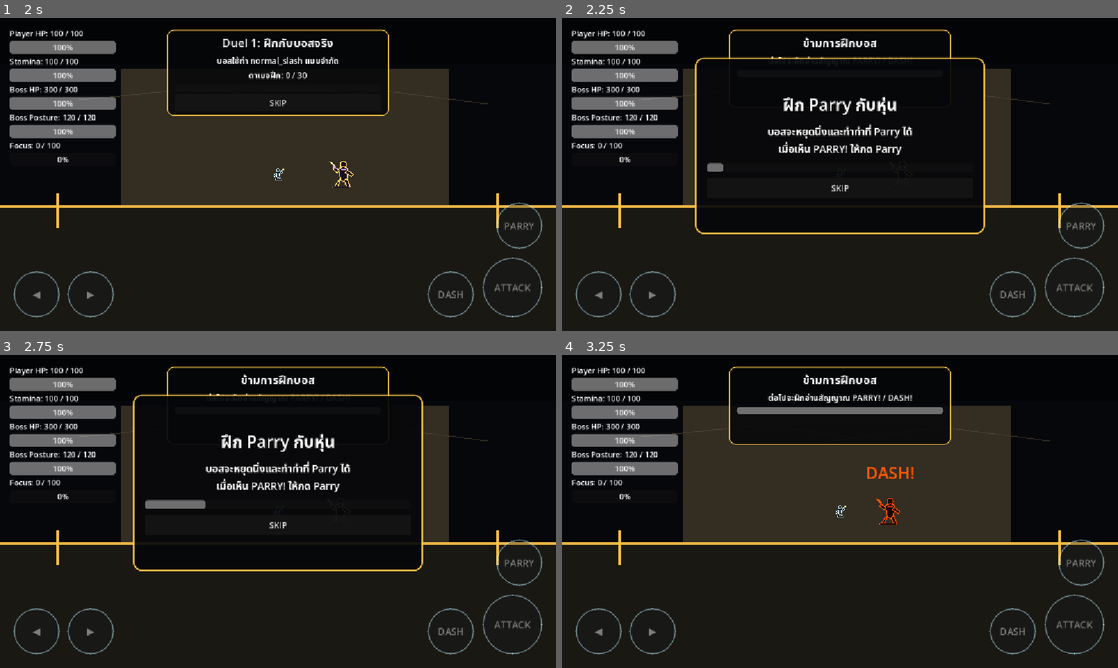
Above: before the commit, frames 1-4 (two rows, left to right).
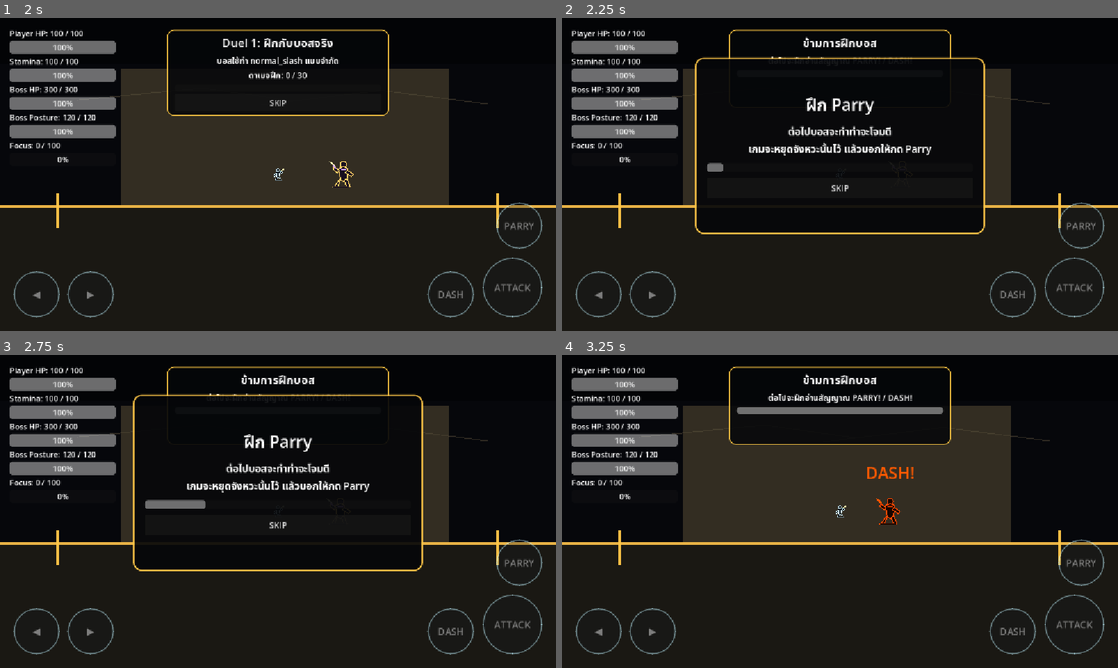
Above: after the commit, the same moments.

Repository: shanwinder/lastblade
Game: Godot game, scene res://scenes/main/BossBrokenMaster.tscn
The game is run twice, just before and just after one commit, with the same random seed, the same clock (stepped at 60 frames per second) and the same inputs.
Inputs:
- Up to frame 1 (2 s): click "START" at 0.5 s; click "SKIP" at 1.25 s
- Up to frame 2 (2.25 s): click "SKIP" at 2 s
- Up to frame 3 (2.75 s): no input
- Up to frame 4 (3.25 s): click "SKIP" at 2.75 s

Frame 1 is identical in both runs. In frame 2, 1.7% of the frame differs, in the area x 33-67%, y 24-44%; in frame 3, 1.7%; in frame 4, nothing differs.

Commit message:
refactor: freeze boss attack moment before parry dash prompt

Diff:
--- a/last-blade-trial/duel_1_intro_manager.gd
+++ b/last-blade-trial/duel_1_intro_manager.gd
@@ -3,9 +3,11 @@
 # =========================
 # Duel1IntroManager.gd
 # ขั้นกลางของ Phase 9 ก่อนปล่อยบอสสู้จริง
-# เวอร์ชันนี้เปลี่ยนจากกล่องสอนลอย ๆ เป็นการฝึกกับหุ่น/บอสจริงแบบควบคุม
-# บอสจะหยุดนิ่ง แสดงสัญญาณโจมตี แล้วกล่องจะบอกผู้เล่นว่าควร Parry หรือ Dash
-# ผู้เล่นกดถูกหรือผิด ระบบจะให้ feedback แล้วดำเนินไปขั้นถัดไป ไม่วนบังคับซ้ำ
+# เวอร์ชันนี้ฝึกแบบ Freeze Frame Prompt:
+# 1) อ่านคำอธิบาย
+# 2) บอสเข้าสู่ท่ากำลังจะโจมตีแบบสั้น ๆ
+# 3) หยุดจังหวะนั้นไว้ แล้วมีกล่องบอกให้กด Parry หรือ Dash
+# 4) ผู้เล่นกดถูกหรือผิด ระบบให้ feedback แล้วไปต่อ
 # =========================
 
 @export var player_path: NodePath = NodePath("../Player")
@@ -25,7 +27,10 @@
 # ถ้า true ช่วงอ่านคำอธิบายต้องกดปุ่มต่อไปเอง ไม่เปลี่ยนอัตโนมัติทันที
 @export var require_continue_for_briefing: bool = true
 
-# เวลาที่ให้ผู้เล่นตอบสนองหลังหุ่นขึ้นสัญญาณโจมตี
+# เวลาสั้น ๆ ที่ให้เห็นว่าบอสกำลังจะโจมตี ก่อนหยุดภาพเพื่อสอน
+@export var attack_preview_time: float = 0.85
+
+# เวลาที่ให้ผู้เล่นตอบสนองหลังเกมหยุดจังหวะโจมตีไว้และขึ้นกล่องเตือน
 @export var active_response_window: float = 3.00
 
 # เวลาค้างข้อความ feedback หลังผู้เล่นกดถูก/ผิด
@@ -92,7 +97,7 @@
 # current_step มีค่า parry หรือ dash
 var current_step: String = "intro"
 
-# current_phase มีค่า briefing, dummy_attack หรือ feedback
+# current_phase มีค่า briefing, attack_preview, frozen_prompt หรือ feedback
 var current_phase: String = "briefing"
 
 # เวลาที่ผ่านไปใน phase ปัจจุบัน
@@ -295,7 +300,7 @@
 	set_skip_button_visible(skip_button_enabled)
 
 	start_step("parry")
-	print("Duel 1 controlled boss practice started")
+	print("Duel 1 freeze-frame boss practice started")
 
 
 func prepare_boss_as_training_dummy() -> void:
@@ -330,8 +335,12 @@
 		update_briefing_phase()
 		return
 
-	if current_phase == "dummy_attack":
-		update_dummy_attack_phase()
+	if current_phase == "attack_preview":
+		update_attack_preview_phase()
+		return
+
+	if current_phase == "frozen_prompt":
+		update_frozen_prompt_phase()
 		return
 
 
@@ -347,24 +356,45 @@
 	set_continue_button_visible(true)
 
 	if not require_continue_for_briefing:
-		enter_dummy_attack_phase()
-
-
-func enter_dummy_attack_phase() -> void:
-	# หุ่น/บอสจริงหยุดนิ่งและขึ้นสัญญาณโจมตี ผู้เล่นต้องลองตอบสนองด้วยปุ่มที่ถูกต้อง
-	current_phase = "dummy_attack"
+		enter_attack_preview_phase()
+
+
+func enter_attack_preview_phase() -> void:
+	# บอสเข้าสู่ท่ากำลังจะโจมตี แต่ยังไม่ขึ้นคำตอบทันที
+	# จุดประสงค์คือให้ผู้เล่นเห็นว่า "ตอนนี้บอสกำลังจะตี" ก่อนเกมหยุดเตือน
+	current_phase = "attack_preview"
 	phase_elapsed_time = 0.0
 	can_continue_briefing = false
 	set_continue_button_visible(false)
+	set_active_signal_visual(false)
+	set_progress_percent(0.0)
+	show_attack_preview_text()
+	show_boss_windup_preview()
+	pulse_title(1.08)
+
+
+func update_attack_preview_phase() -> void:
+	# ช่วงเห็นท่าบอสกำลังจะโจมตี ก่อน freeze frame prompt
+	var progress_percent: float = clamp(phase_elapsed_time / max(attack_preview_time, 0.01), 0.0, 1.0)
+	set_progress_percent(progress_percent)
+
+	if phase_elapsed_time >= attack_preview_time:
+		enter_frozen_prompt_phase()
+
+
+func enter_frozen_prompt_phase() -> void:
+	# นี่คือจังหวะ freeze frame: บอสหยุดนิ่งตอนกำลังจะโจมตี แล้วกล่องเตือนให้กด Parry/Dash
+	current_phase = "frozen_prompt"
+	phase_elapsed_time = 0.0
 	set_active_signal_visual(true)
 	set_progress_percent(1.0)
-	show_dummy_attack_text()
+	show_frozen_prompt_text()
 	show_boss_cue_for_current_step()
 	pulse_title(1.28)
 
 
-func update_dummy_attack_phase() -> void:
-	# ระหว่างหุ่นขึ้นสัญญาณ ให้รับทั้งคำตอบที่ถูกและผิด แล้วค่อยไปต่อ
+func update_frozen_prompt_phase() -> void:
+	# ระหว่างหยุดจังหวะโจมตี ให้รับทั้งคำตอบที่ถูกและผิด แล้วค่อยไปต่อ
 	set_progress_percent(1.0 - clamp(phase_elapsed_time / max(active_response_window, 0.01), 0.0, 1.0))
 
 	if expected_action_just_pressed():
@@ -422,8 +452,8 @@
 	set_active_signal_visual(false)
 	set_continue_button_visible(false)
 	set_progress_percent(1.0 if was_successful else 0.0)
+	play_controlled_attack_visual()
 	clear_boss_cue()
-	play_controlled_attack_visual()
 
 	if was_successful:
 		show_success_feedback()
@@ -453,7 +483,7 @@
 	if current_step == "parry":
 		set_practice_text(
 			"สำเร็จ",
-			"Parry ถูกจังหวะ\nนี่คือวิธีรับมือท่าที่ขึ้น PARRY!"
+			"Parry ถูกจังหวะ\nตอนบอสหยุดเตือนด้วย PARRY! ให้กด Parry"
 		)
 
 		# ให้ feedback/focus เดิมของ Player เพื่อให้รู้สึกว่า Parry สำเร็จจริง
@@ -464,7 +494,7 @@
 	if current_step == "dash":
 		set_practice_text(
 			"สำเร็จ",
-			"Dash ถูกจังหวะ\nท่าหนักที่ขึ้น DASH! ต้องหลบ ไม่ใช่ Parry"
+			"Dash ถูกจังหวะ\nตอนบอสหยุดเตือนด้วย DASH! ให้ Dash ออก"
 		)
 		return
 
@@ -476,46 +506,76 @@
 
 	set_practice_text(
 		"ยังไม่ถูก",
-		"%s\nไม่เป็นไร เกมจะไปต่อ เพื่อให้เรียนรู้จากการเล่นจริง\nพลาดแล้ว: %d ครั้ง" % [fail_message, miss_count]
+		"%s\nจังหวะนี้เกมหยุดเตือนแล้ว ต้องเลือกปุ่มให้ถูก\nพลาดแล้ว: %d ครั้ง" % [fail_message, miss_count]
 	)
 
 
 func show_briefing_text() -> void:
-	# แสดงคำอธิบายให้อ่านก่อนให้หุ่นโจมตีจำลอง
+	# แสดงคำอธิบายก่อนเริ่ม sequence บอสกำลังจะโจมตี -> freeze prompt
 	if current_step == "parry":
 		set_practice_text(
-			"ฝึก Parry กับหุ่น",
-			"บอสจะหยุดนิ่งและทำท่าที่ Parry ได้\nเมื่อเห็น PARRY! ให้กด Parry"
+			"ฝึก Parry",
+			"ต่อไปบอสจะทำท่าจะโจมตี\nเกมจะหยุดจังหวะนั้นไว้ แล้วบอกให้กด Parry"
 		)
 		return
 
 	if current_step == "dash":
 		set_practice_text(
-			"ฝึก Dash กับหุ่น",
-			"บอสจะหยุดนิ่งและทำท่าหนัก\nเมื่อเห็น DASH! ให้กด Dash ห้าม Parry"
+			"ฝึก Dash",
+			"ต่อไปบอสจะทำท่าหนัก\nเกมจะหยุดจังหวะนั้นไว้ แล้วบอกให้กด Dash"
 		)
 		return
 
 
-func show_dummy_attack_text() -> void:
-	# กล่องสอนตอนหุ่น/บอสขึ้นท่าโจมตีจริงแบบควบคุม
+func show_attack_preview_text() -> void:
+	# ข้อความตอนบอสเริ่มทำท่าก่อน freeze frame
 	if current_step == "parry":
 		set_practice_text(
-			"⚡  %s  ⚡" % parry_practice_text,
-			"หุ่นกำลังโจมตีแบบ Parry ได้\nกด PARRY หรือกดผิดเพื่อดูผลลัพธ์"
+			"บอสกำลังจะโจมตี",
+			"ดูท่าทางบอสก่อน\nอีกสักครู่เกมจะหยุดจังหวะสำคัญเพื่อบอกปุ่ม"
 		)
 		return
 
 	if current_step == "dash":
 		set_practice_text(
-			"⚡  %s  ⚡" % dash_practice_text,
-			"หุ่นกำลังทำท่าหนัก\nกด DASH หรือกดผิดเพื่อดูผลลัพธ์"
+			"บอสกำลังจะใช้ท่าหนัก",
+			"ดูท่าทางบอสก่อน\nอีกสักครู่เกมจะหยุดจังหวะสำคัญเพื่อบอกปุ่ม"
 		)
 		return
 
 
+func show_frozen_prompt_text() -> void:
+	# กล่องสอนตอน freeze frame ที่ผู้เล่นต้องตอบสนอง
+	if current_step == "parry":
+		set_practice_text(
+			"⏸  %s  ⏸" % parry_practice_text,
+			"บอสถูกหยุดไว้ตรงจังหวะกำลังโจมตี\nกด PARRY ตอนนี้"
+		)
+		return
+
+	if current_step == "dash":
+		set_practice_text(
+			"⏸  %s  ⏸" % dash_practice_text,
+			"บอสถูกหยุดไว้ตรงจังหวะท่าหนัก\nกด DASH ตอนนี้ ห้าม Parry"
+		)
+		return
+
+
+func show_boss_windup_preview() -> void:
+	# ทำให้บอสเหมือนกำลัง wind-up ก่อน freeze prompt
+	if current_step == "parry":
+		show_boss_cue("...", Color.YELLOW)
+		set_boss_sprite_color(Color.YELLOW)
+		return
+
+	if current_step == "dash":
+		show_boss_cue("...", Color(1.0, 0.35, 0.0, 1.0))
+		set_boss_sprite_color(Color(1.0, 0.35, 0.0, 1.0))
+		return
+
+
 func show_boss_cue_for_current_step() -> void:
-	# ใช้ label เหนือหัวบอสจริง เพื่อให้ผู้เล่นเชื่อมสัญญาณกับตัวศัตรู ไม่ใช่แค่กล่อง UI
+	# ใช้ label เหนือหัวบอสจริงในจังหวะ freeze frame เพื่อเชื่อมสัญญาณกับตัวศัตรู
 	if current_step == "parry":
 		show_boss_cue(parry_practice_text, Color(0.35, 0.95, 1.0, 1.0))
 		set_boss_sprite_color(Color(0.35, 0.95, 1.0, 1.0))
@@ -552,7 +612,7 @@
 
 
 func play_controlled_attack_visual() -> void:
-	# เล่น slash placeholder ของบอสตอนผู้เล่นตอบสนอง เพื่อให้รู้สึกว่าหุ่นโจมตีจริง
+	# เล่น slash placeholder ของบอสตอนผู้เล่นตอบสนอง เพื่อให้รู้สึกว่าหลังตอบแล้วท่าถูกปล่อยออกจริง
 	if is_instance_valid(boss) and boss.has_method("show_boss_slash_effect"):
 		boss.show_boss_slash_effect()
 
@@ -583,11 +643,11 @@
 	clear_boss_cue()
 	set_practice_text(
 		"พร้อมเข้าบอสจริง",
-		"จากนี้บอสจะไม่หยุดเป็นหุ่นฝึกแล้ว\nอ่านสัญญาณบนตัวบอส แล้วตอบสนองให้ทัน"
+		"จากนี้บอสจะไม่หยุดเตือนแล้ว\nอ่านท่าก่อนโจมตี และตอบสนองให้ทันในเวลาจริง"
 	)
 	pulse_title(1.16)
 
-	print("Duel 1 controlled boss practice completed")
+	print("Duel 1 freeze-frame boss practice completed")
 
 	await get_tree().create_timer(success_hold_time).timeout
 
@@ -601,7 +661,7 @@
 	if has_completed_intro:
 		return
 
-	print("Duel 1 controlled boss practice skipped")
+	print("Duel 1 freeze-frame boss practice skipped")
 	has_completed_intro = true
 	has_completed_intro_this_session = true
 	current_phase = "feedback"
@@ -652,7 +712,7 @@
 	if not can_continue_briefing:
 		return
 
-	enter_dummy_attack_phase()
+	enter_attack_preview_phase()
 
 
 func set_active_signal_visual(is_active: bool) -> void:
